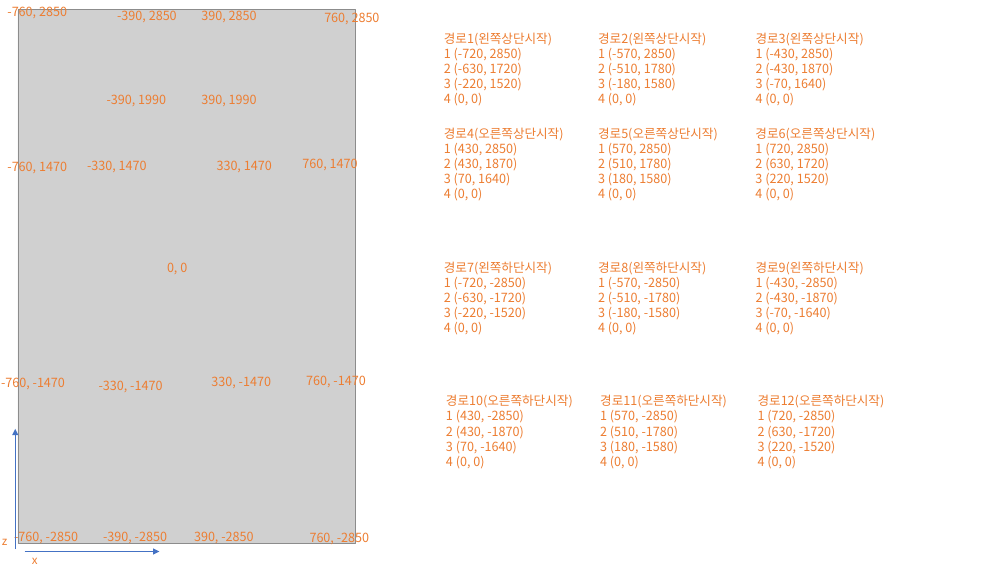
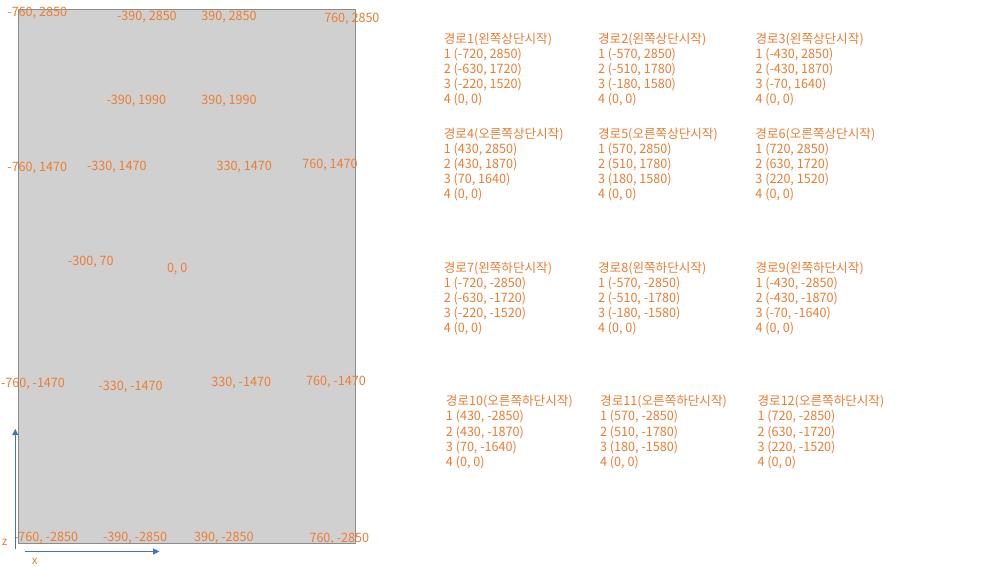
Before and after one commit to jysso3070/JSTMserver, a slide deck: slide 2 of res/스테이지 경로/스테이지1.pptx. Drawn at 1008x567 pixels with LibreOffice and Linux fonts; fonts in the diff are those of the drawing; grey boxes stand for pictures. Boxes give left, top, right and bottom in pixels: in the first picture for what was removed or moved away, otherwise in the second. Text is boxed around its words. In the diff, an @@ line names an element or a change of style, - is before the commit and + after.

```diff
--- a/res/스테이지 경로/스테이지1.pptx
+++ b/res/스테이지 경로/스테이지1.pptx
@@ text added at box(68, 255, 114, 267), 12 pt, text #ED7D31 @@
+-300, 70
```
Also in this commit, not shown: 1 other slide changed, 7 other files.
